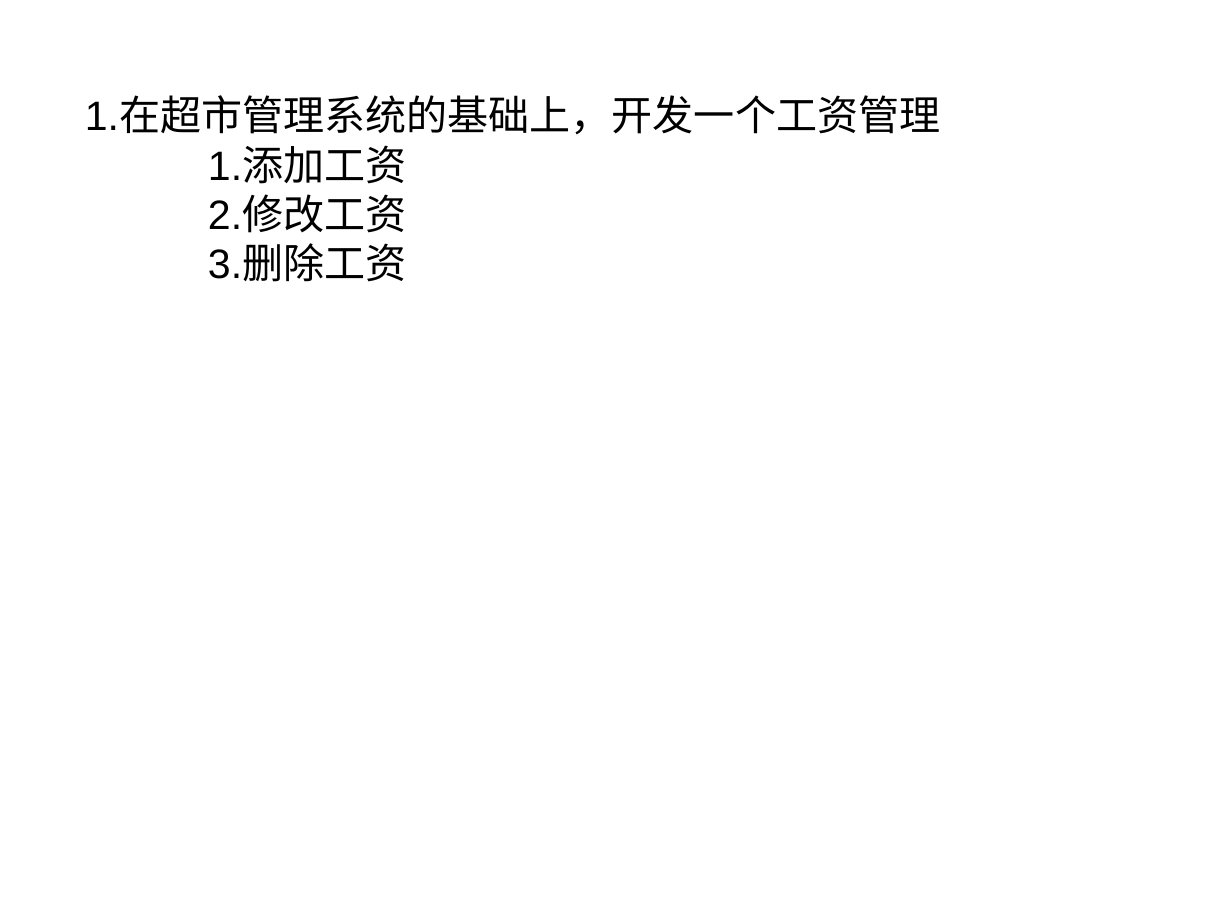
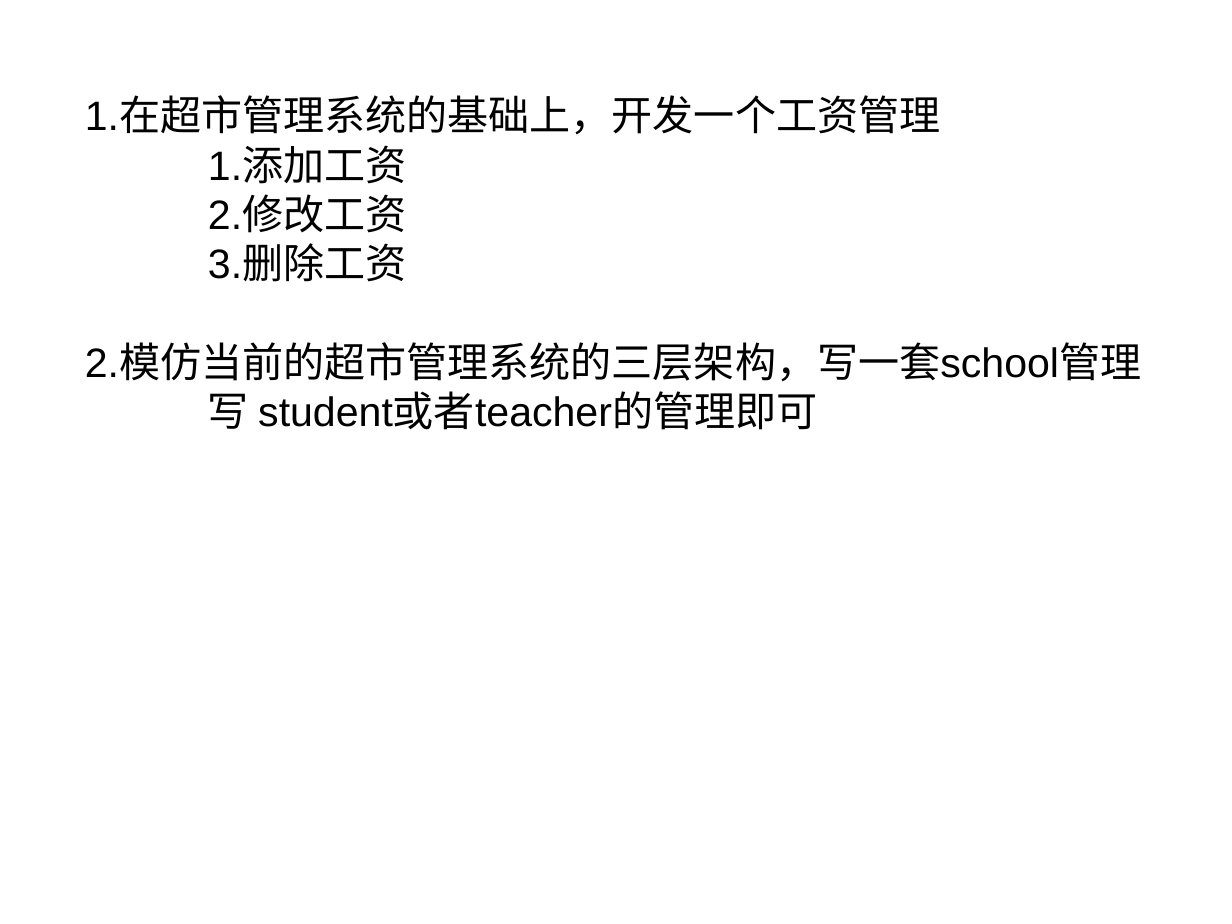
Before and after one commit to ywz147258/mnuSE1802, a slide deck: slide 1 of 1.ppt. Drawn at 1232x924 pixels with LibreOffice and Linux fonts; fonts in the diff are those of the drawing. Boxes give left, top, right and bottom in pixels: in the first picture for what was removed or moved away, otherwise in the second. Text is boxed around its words. In the diff, an @@ line names an element or a change of style, - is before the commit and + after.

```diff
--- a/1.ppt
+++ b/1.ppt
@@ text at box(85, 344, 1141, 430): paragraphs added @@
+2.模仿当前的超市管理系统的三层架构，写一套school管理
+写 student或者teacher的管理即可
```
Also in this commit, not shown: 19 other files.
